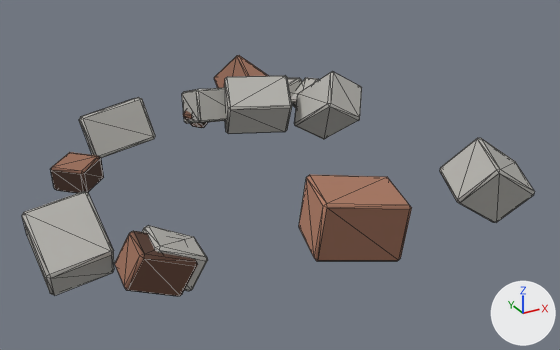
The glTF model assets/models/prop_rubble.glb as it was, and as the next commit left it.
One viewpoint serves both versions: a camera (50 mm lens) standing at (-1.73, -3.82, 1.83) and looking at (0.25, -0.22, 0.03). Every picture has the same lights, and +X, +Y and +Z are marked at lower right. The first picture is the older version. Mesh edges are drawn as thin lines. Where no turn or scale is listed for an object, it has been applied to the vertices.

The scene before the commit, as lines of its bpy script (objects in view):
```python
ob_rubble = bpy.data.objects.new('Rubble', me_cube)
ob_rubble.location = (0.649, 0.973, 0.13)
```
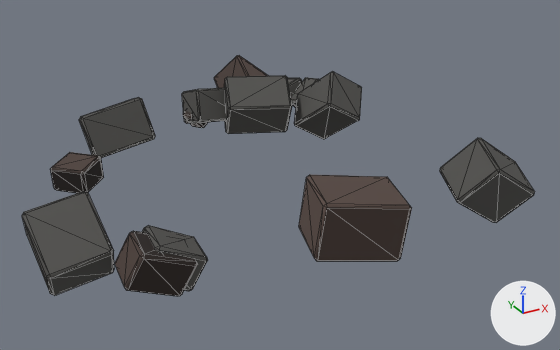
Where the change shows, as pixel boxes [x1, y1, x2, y2] in the pictures (560 x 350 px):
```json
{"object": "Rubble", "change": "surface changed", "before": [22, 55, 535, 296], "after": [22, 55, 535, 296], "on screen": "darker"}
```

Edits to the scene script, one JSON object a line:
```json
{"block": "mat_m_brick", "where": "n2 = _N.new('ShaderNodeMix'); n2.name = 'Mix'"}
{"op": "set", "path": "n2.inputs[7].default_value", "old": "(0.47, 0.22, 0.14, 1.0)", "new": "(0.105, 0.07, 0.058, 1.0)", "note": "'B', brown #b68169 -> 'B', brown #5b4b44"}
{"block": "mat_m_concrete", "where": "n2 = _N.new('ShaderNodeMix'); n2.name = 'Mix'"}
{"op": "set", "path": "n2.inputs[7].default_value", "old": "(0.47, 0.46, 0.43, 1.0)", "new": "(0.085, 0.083, 0.077, 1.0)", "note": "'B', grey #b6b5af -> 'B', dark grey #52514e"}
```
